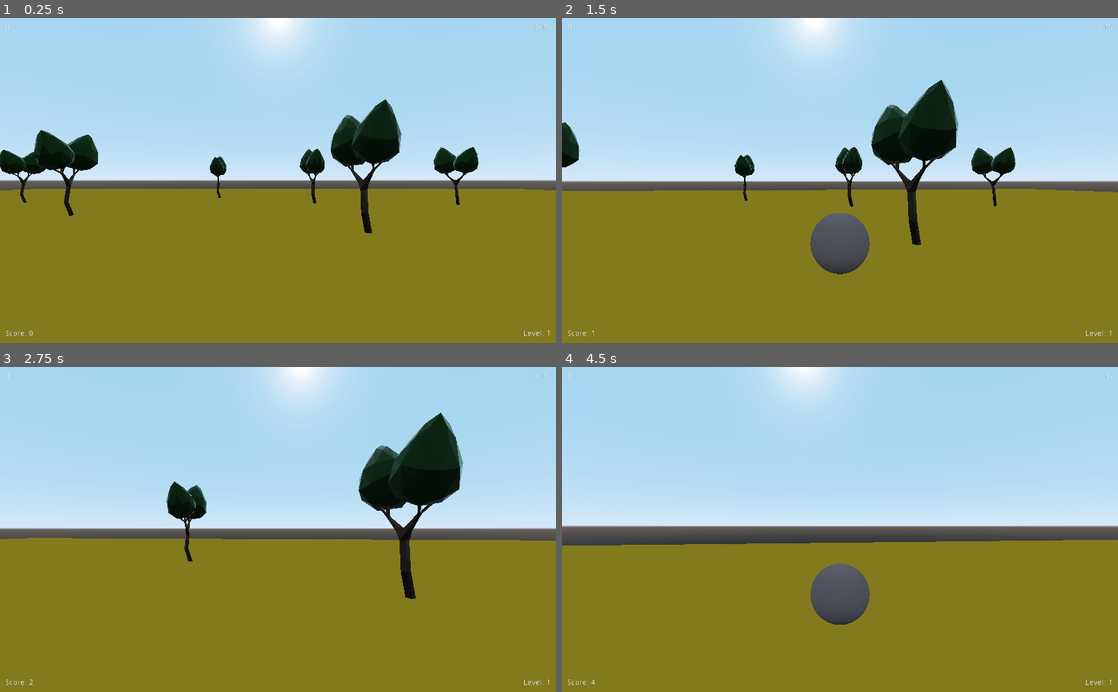
Above: before the commit, frames 1-4 (two rows, left to right).
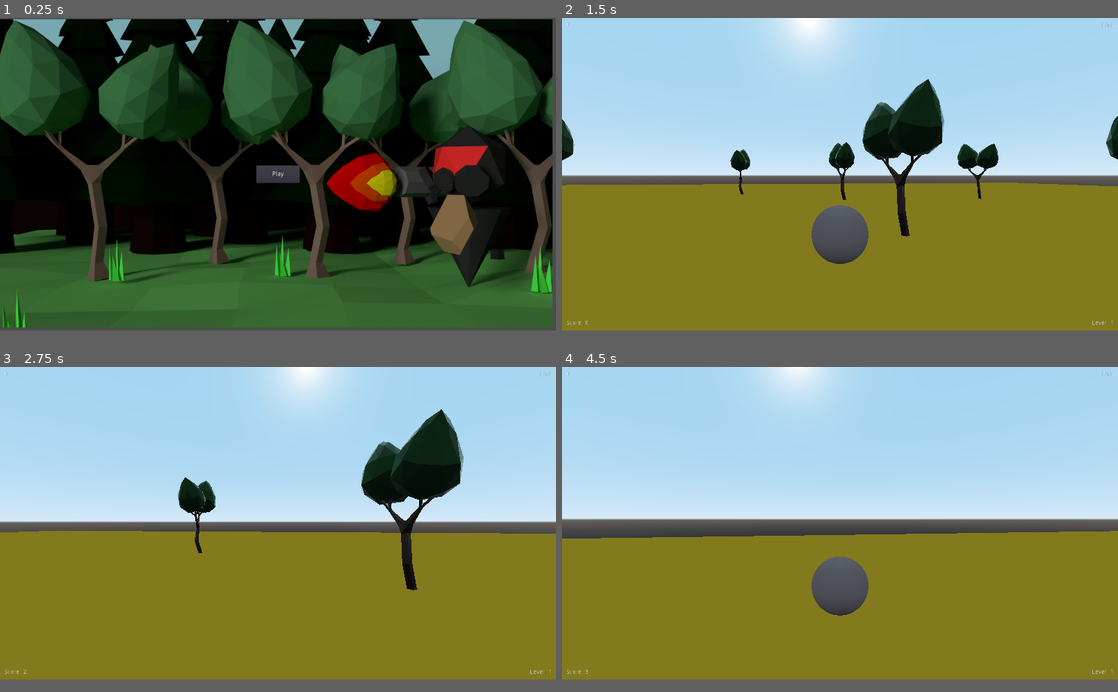
Above: after the commit, the same moments.

Repository: guimafelipe/keep-it-olive
Game: Godot game, scene res://Scenes/Menu.tscn
Same seed, same stepped clock (60 frames per second), same inputs: the game is played once before the commit and once after it. Before the commit the project starts from res://Scenes/Main.tscn.
Inputs (mouse positions are in pixels of both pictures, inside the frame that each line leads up to):
- Up to frame 1 (0.25 s): no input
- Up to frame 2 (1.5 s): click (840, 180) at 0.5 s, where only the run after the commit has a clickable "Play"; tap Enter at 1.25 s; move the mouse to (867, 180) at 1.27 s; press the mouse at (867, 180) at 1.28 s; hold W (move_forward) from 1.28 s (still down)
- Up to frame 3 (2.75 s): keep holding W (move_forward); move the mouse to (250, 529) at 2.02 s; release the mouse at (250, 529) at 2.03 s; right-click (250, 529) at 2.1 s
- Up to frame 4 (4.5 s): keep holding W (move_forward); move the mouse to (851, 523) at 2.77 s; press the mouse at (851, 523) at 2.78 s; move the mouse to (834, 536) at 3.52 s; release the mouse at (834, 536) at 3.53 s; right-click (834, 536) at 3.6 s; tap Space at 4.25 s; move the mouse to (878, 532) at 4.27 s; press the mouse at (878, 532) at 4.28 s
In our replay, the window is 800x468 before the commit and 800x450 after it. These sizes can differ from the game's own. Grey fills any space a smaller window leaves; there, only what the larger window draws over its background counts as a difference.

The runs differ from the first frame. In frame 1, 94% of the frame differs, in the area x 0-100%, y 0-98%; in frame 2, 8.8%; in frame 3, 7.0%; in frame 4, 6.3%.

Commit message:
finished simple gameloop

Diff:
--- /dev/null
+++ b/Scenes/Menu.tscn
@@ -0,0 +1,50 @@
+[gd_scene load_steps=3 format=2]
+
+[ext_resource path="res://Scripts/Menu.gd" type="Script" id=1]
+[ext_resource path="res://Assets/Images/MenuRender.png" type="Texture" id=2]
+
+[node name="Menu" type="MarginContainer"]
+anchor_right = 1.0
+anchor_bottom = 1.0
+grow_horizontal = 2
+grow_vertical = 2
+script = ExtResource( 1 )
+
+[node name="BackGround" type="TextureRect" parent="."]
+margin_right = 1280.0
+margin_bottom = 720.0
+rect_min_size = Vector2( 1280, 720 )
+size_flags_horizontal = 3
+size_flags_vertical = 3
+texture = ExtResource( 2 )
+expand = true
+
+[node name="MarginContainer" type="MarginContainer" parent="."]
+margin_right = 1280.0
+margin_bottom = 720.0
+custom_constants/margin_right = 50
+custom_constants/margin_top = 50
+custom_constants/margin_left = 50
+custom_constants/margin_bottom = 50
+__meta__ = {
+"_edit_use_anchors_": false
+}
+
+[node name="VBoxContainer" type="VBoxContainer" parent="MarginContainer"]
+margin_left = 590.0
+margin_top = 50.0
+margin_right = 690.0
+margin_bottom = 670.0
+size_flags_horizontal = 4
+alignment = 1
+
+[node name="Play" type="Button" parent="MarginContainer/VBoxContainer"]
+margin_top = 290.0
+margin_right = 100.0
+margin_bottom = 330.0
+rect_min_size = Vector2( 100, 40 )
+text = "Play"
+__meta__ = {
+"_edit_use_anchors_": false
+}
+[connection signal="pressed" from="MarginContainer/VBoxContainer/Play" to="." method="_on_Play_pressed"]
--- a/Scripts/GameManager.gd
+++ b/Scripts/GameManager.gd
@@ -27,7 +27,7 @@
 	$SpawnTimer.start()
 
 func end_game():
-	pass
+	get_tree().change_scene("res://Scenes/Menu.tscn")
 
 func on_Tree_Died():
 	dead_trees += 1
--- /dev/null
+++ b/Scripts/Menu.gd
@@ -0,0 +1,9 @@
+extends Control
+
+onready var play_button = $BackGround/Play
+
+func _on_Play_pressed():
+	get_tree().change_scene("res://Scenes/Main.tscn")
+
+func _ready():
+	Input.set_mouse_mode(Input.MOUSE_MODE_VISIBLE)
--- a/Scripts/Tree.gd
+++ b/Scripts/Tree.gd
@@ -52,6 +52,7 @@
 func die():
 	state = states.DEAD
 	# change to dead tree mesh
+	emit_signal("exit_fire")
 	emit_signal("died")
 	change_color(Color(0, 0, 0))
 	$Tree.set_visible(false)
--- a/project.godot
+++ b/project.godot
@@ -16,12 +16,17 @@
 [application]
 
 config/name="LD46"
-run/main_scene="res://Scenes/Main.tscn"
+run/main_scene="res://Scenes/Menu.tscn"
 config/icon="res://icon.png"
 
 [autoload]
 
 GameData="*res://Scenes/GameData.tscn"
+
+[display]
+
+window/size/width=1280
+window/size/height=720
 
 [input]
 
Binary file added: Assets/Images/MenuRender.png
Not shown, added: Assets/Images/MenuRender.png.import
Binary file added: Assets/Images/tree_icon.png
Not shown, added: Assets/Images/tree_icon.png.import
Binary file added: Assets/Images/water_back.png
Not shown, added: Assets/Images/water_back.png.import
Binary file added: Assets/Images/water_front.png
Not shown, added: Assets/Images/water_front.png.import
